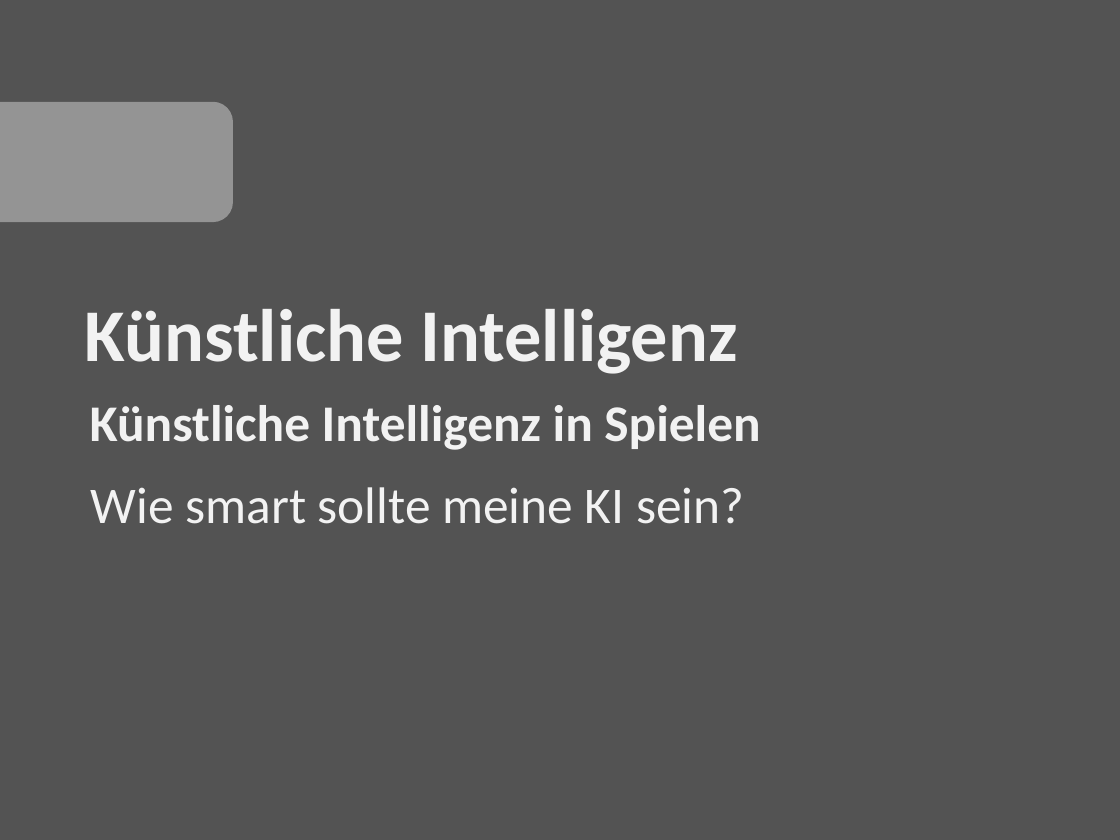
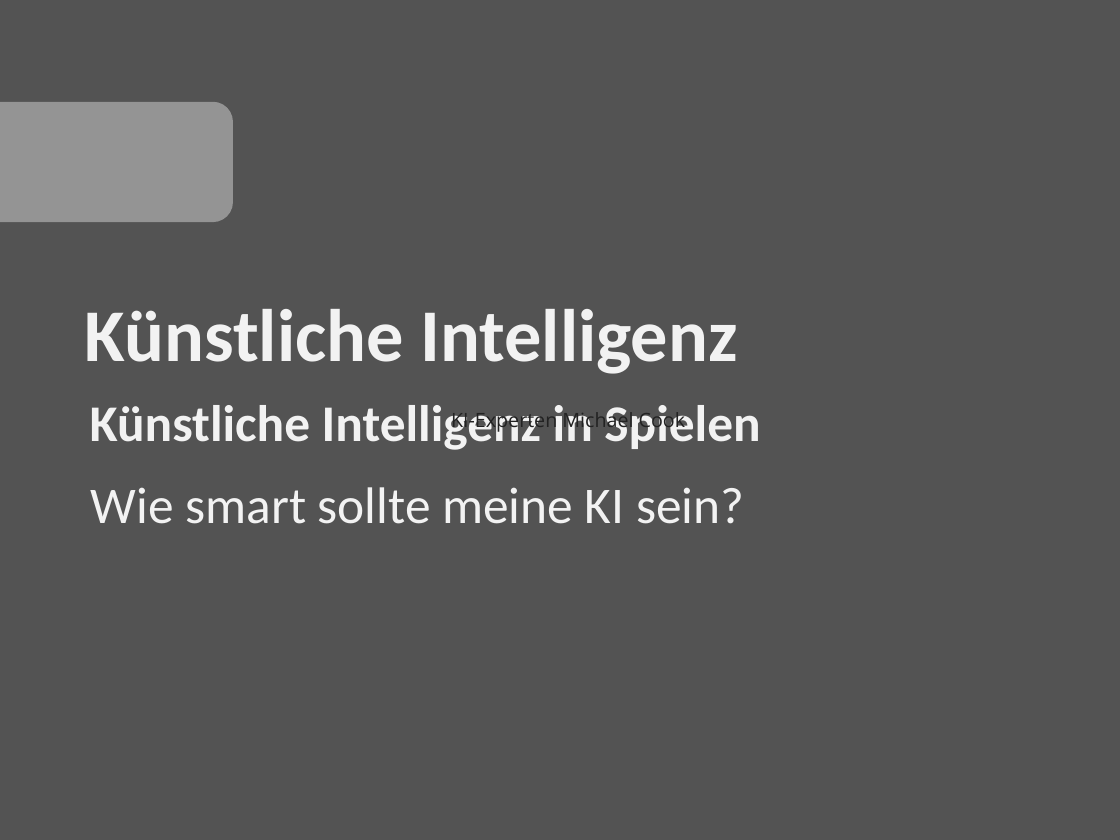
Before and after one commit to Franzi93/Seminar, a slide deck: slide 14 of Präsentation/Künstliche Intelligenz.odp (slide 10 before the commit). Drawn at 1120x840 pixels with LibreOffice and Linux fonts; fonts in the diff are those of the drawing; background and template pictures are left out. Boxes give left, top, right and bottom in pixels: in the first picture for what was removed or moved away, otherwise in the second. Text is boxed around its words. In the diff, an @@ line names an element or a change of style, - is before the commit and + after.

```diff
--- a/Präsentation/Künstliche Intelligenz.odp
+++ b/Präsentation/Künstliche Intelligenz.odp
@@ free added at (x1=443, y1=404, x2=703, y2=436), 18 pt, text #222222 @@
+KI-Experten Michael Cook
```
Also in this commit, not shown: 3 other slides changed, 6 slides added, 1 slide removed.
